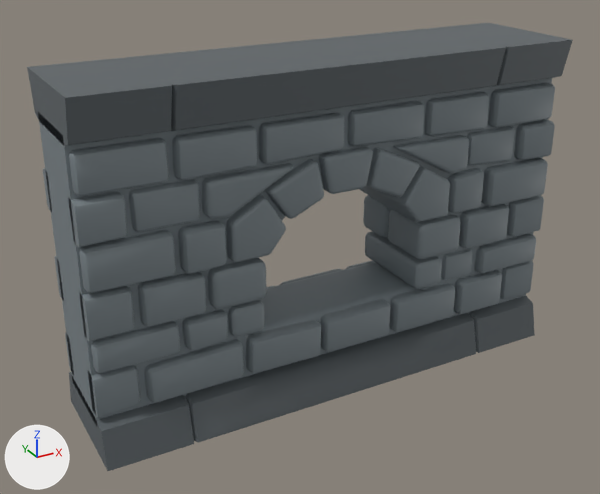
The OBJ model assets/meshlib/dungeon/wall_window.obj as it was, and as the next commit left it.
Both versions are drawn from a 50 mm camera at (-4.65, -7.97, 5.71) aimed at (-0.26, 0.01, 1.72). Arrows for +X, +Y and +Z are at lower left; the lights stay in place. The older version comes first. Where no turn or scale is listed for an object, it has been applied to the vertices.

In view in the first picture: 'wall_window_Cube.2610'.
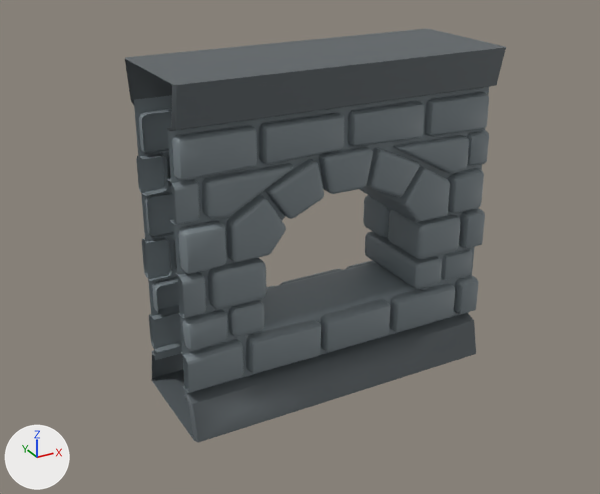
What differs and where, as boxes (x1, y1, x2, y2) in the pictures (600 x 494 px):
'wall_window_Cube.2610', reshaped (30% narrower, 8% shorter): before (27, 23, 573, 471); after (125, 29, 506, 443)
part 1 of me_wall_window_cube_2610, deleted: before (43, 83, 555, 417)
part 2 of me_wall_window_cube_2610, cut back: before (419, 23, 573, 353); after (419, 87, 489, 326)
part 3 of me_wall_window_cube_2610, cut back: before (27, 58, 250, 471); after (134, 95, 250, 401)

Edits to the bpy script that builds the scene:
```text
Change me_wall_window_cube_2610:
    used by ob_wall_window_cube_2610; location = (0.0, 0.0, 0.0)
    remove me_wall_window_cube_2610.from_pydata(...)  # 5020 vertices, 4588 faces; spans x -3.0..3.0, y -0.75..0.75, z 0.0..4.0
    add me_wall_window_cube_2610.from_pydata(...)  # 3410 vertices, 3116 faces; spans x -2.0..2.0, y -0.75..0.75, z 0.0..4.0
    me_wall_window_cube_2610 part 1: 24 loose pieces with 1272 vertices, spanning x -3.0..3.0, y -0.67..0.67, z 0.55..3.45, are deleted
    me_wall_window_cube_2610 part 2: 238 vertices removed from x 2.01..3.0, y -0.75..0.75, z 0.0..4.0; 70 vertices added at x 2.0, y -0.64..0.64, z 0.4..3.6
    me_wall_window_cube_2610 part 3: 238 vertices removed from x -3.0..-2.01, y -0.75..0.75, z 0.0..4.0; 68 vertices added at x -2.0, y -0.64..0.64, z 0.4..3.6
```
